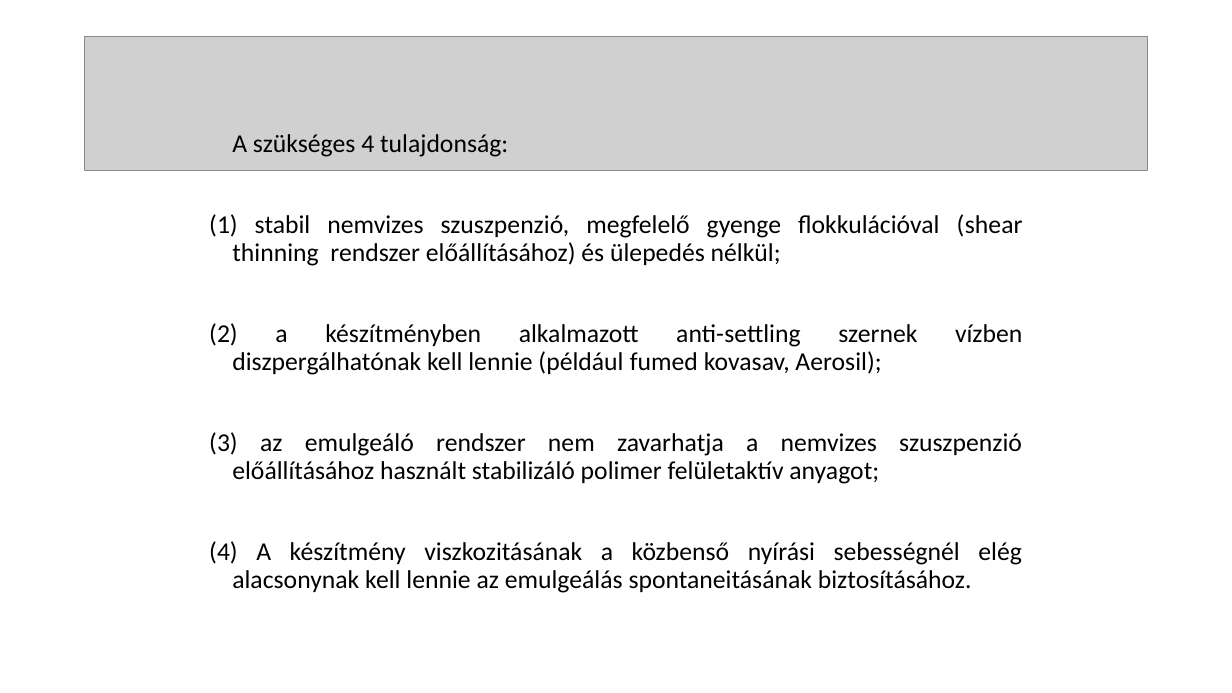
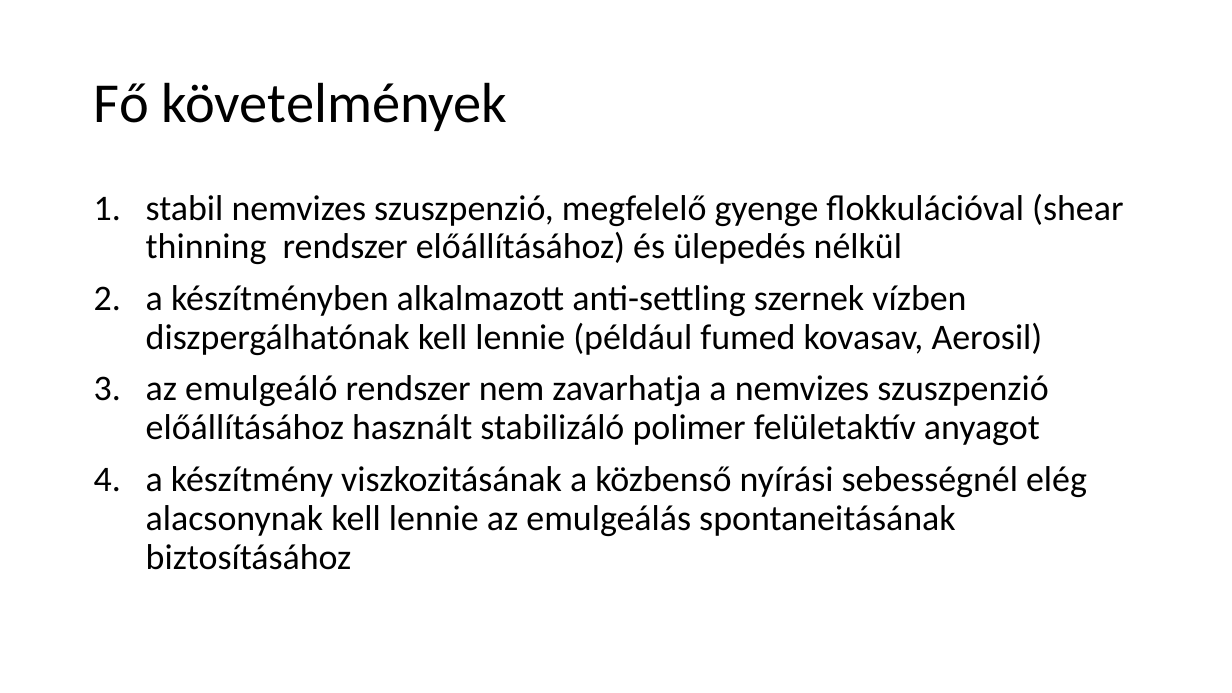
Before and after one commit to LilianaBohus/chemistry-presenations, a slide deck: slide 36 of oil-based-suspensions.ppt (slide 37 before the commit). Drawn at 1232x693 pixels with LibreOffice and Linux fonts; fonts in the diff are those of the drawing; grey boxes stand for pictures. Boxes give left, top, right and bottom in pixels: in the first picture for what was removed or moved away, otherwise in the second. Text is boxed around its words. In the diff, an @@ line names an element or a change of style, - is before the commit and + after.

```diff
--- a/oil-based-suspensions.ppt
+++ b/oil-based-suspensions.ppt
@@ picture removed at <box>85,37,1147,171</box> @@
@@ title added at <box>94,82,508,131</box>, 44 pt, text #000000 @@
+Fő követelmények
@@ text at <box>146,194,1123,570</box>: text changed; size 20 to 28 pt @@
-A szükséges 4 tulajdonság:
-(1) stabil nemvizes szuszpenzió, megfelelő gyenge flokkulációval (shear thinning rendszer előállításához) és ülepedés nélkül;
-(2) a készítményben alkalmazott anti-settling szernek vízben diszpergálhatónak kell lennie (például fumed kovasav, Aerosil);
-(3) az emulgeáló rendszer nem zavarhatja a nemvizes szuszpenzió előállításához használt stabilizáló polimer felületaktív anyagot;
-(4) A készítmény viszkozitásának a közbenső nyírási sebességnél elég alacsonynak kell lennie az emulgeálás spontaneitásának biztosításához.
+1. stabil nemvizes szuszpenzió, megfelelő gyenge flokkulációval (shear thinning rendszer előállításához) és ülepedés nélkül
+2. a készítményben alkalmazott anti-settling szernek vízben diszpergálhatónak kell lennie (például fumed kovasav, Aerosil)
+3. az emulgeáló rendszer nem zavarhatja a nemvizes szuszpenzió előállításához használt stabilizáló polimer felületaktív anyagot
+4. a készítmény viszkozitásának a közbenső nyírási sebességnél elég alacsonynak kell lennie az emulgeálás spontaneitásának biztosításához
```
Also in this commit, not shown: 6 other slides changed, 1 slide removed.
